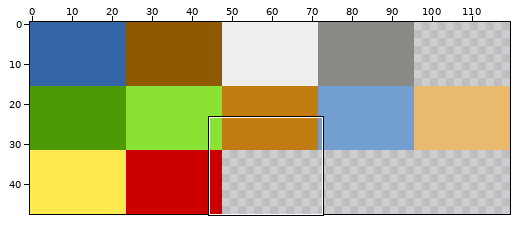
Two states of a sprite sheet, lolgame5.png. The first picture is a wide view before the edit; the outline marks the close-up.
Close-up. Before the commit:
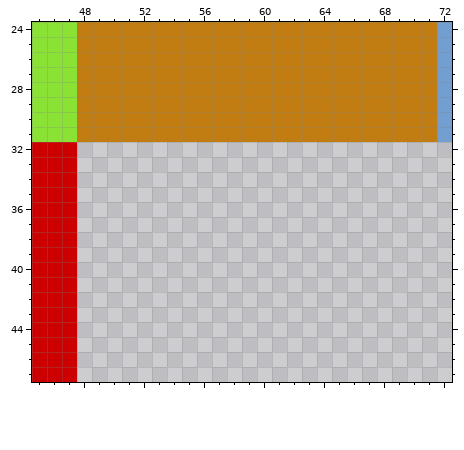
The file is 120x48 pixels. Shown: x 45..72, y 24..47.
The same view after the edit:
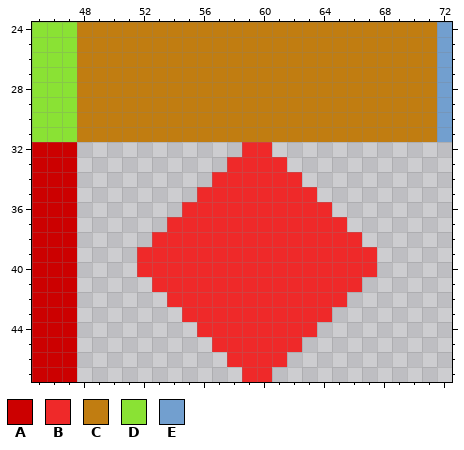
Palette (. is transparent): A #cc0000  B #ef2929  C #c17d11  D #8ae234  E #729fcf
Diff:
Colour B is added in row 32 at x 59 to 60; in row 33 at x 58 to 61; in row 34 at x 57 to 62; in row 35 at x 56 to 63; in row 36 at x 55 to 64; in row 37 at x 54 to 65.
Colour B is added in row 38 at x 53 to 66; in rows 39 to 40 at x 52 to 67; in row 41 at x 53 to 66; in row 42 at x 54 to 65; in row 43 at x 55 to 64; in row 44 at x 56 to 63.
Colour B is added in row 45 at x 57 to 62; in row 46 at x 58 to 61; in row 47 at x 59 to 60.
Boxes around the changes in both close-ups, in picture pixels (x1, y1, x2, y2):
added: (137, 142, 377, 382)
